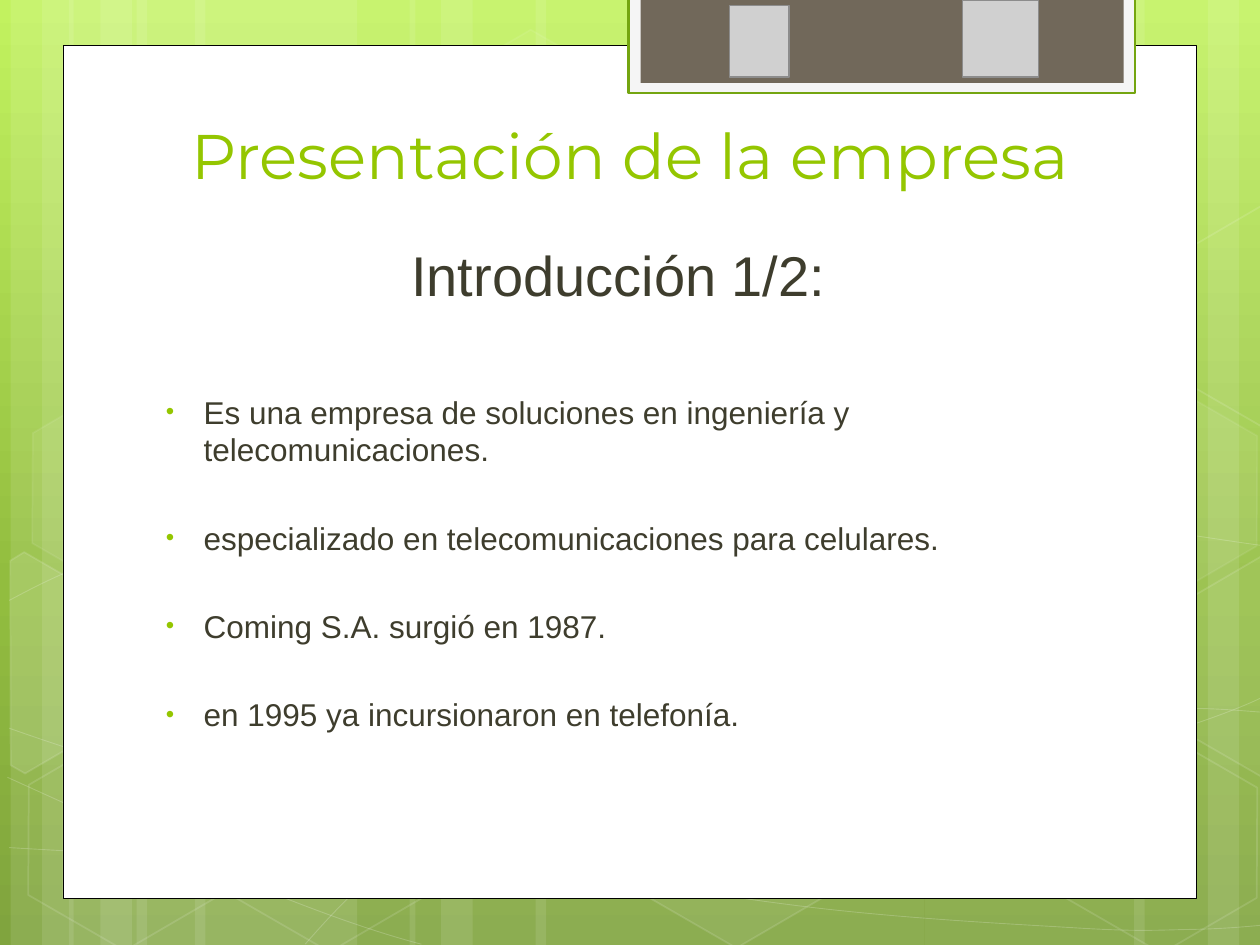
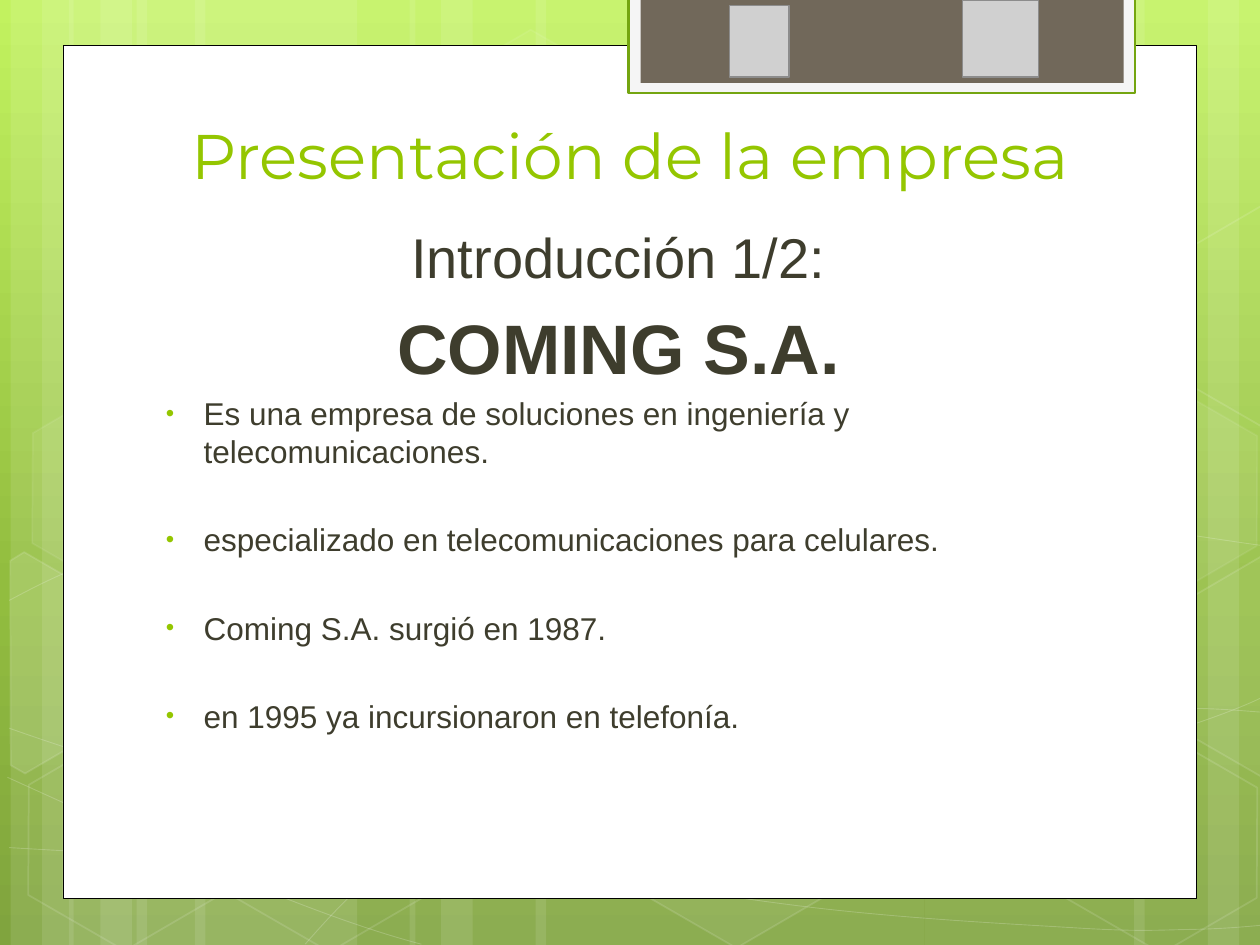
Before and after one commit to ptissera/habilitacion-profesional-2012-4k4, a slide deck: slide 5 of Documentacion/Informe Preliminar/Presentacion Informe Preliminar.pptx. Drawn at 1260x945 pixels with LibreOffice and Linux fonts; fonts in the diff are those of the drawing; grey boxes stand for pictures. Boxes give left, top, right and bottom in pixels: in the first picture for what was removed or moved away, otherwise in the second. Text is boxed around its words. In the diff, an @@ line names an element or a change of style, - is before the commit and + after.

```diff
--- a/Documentacion/Informe Preliminar/Presentacion Informe Preliminar.pptx
+++ b/Documentacion/Informe Preliminar/Presentacion Informe Preliminar.pptx
@@ text "Introducción 1/2:": place and size @@
-text "Introducción 1/2:" at [204,254,939,732]
+text "Introducción 1/2:" at [204,236,939,734]
@@ text at [397,325,840,375]: paragraph added @@
+COMING S.A.
```
Also in this commit, not shown: 2 other slides changed.
